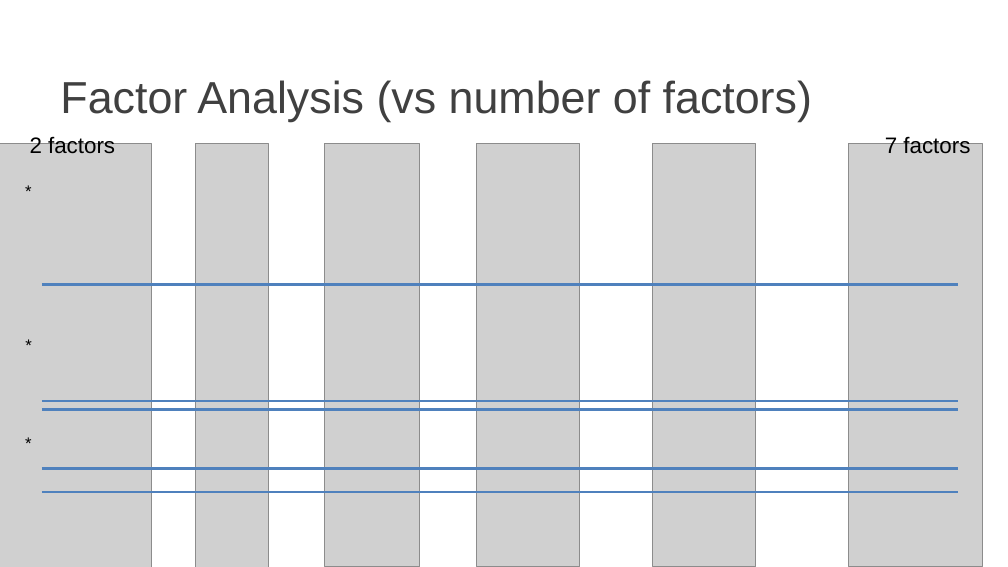
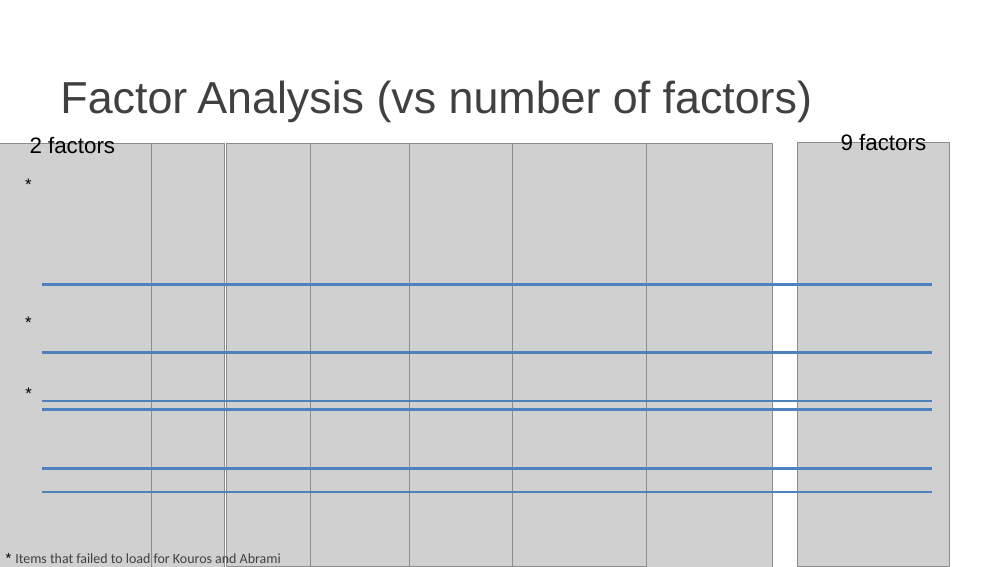
Before and after one commit to Pontigre/PER_analysis, a slide deck: slide 11 of Analysis_explanation.pptx (slide 12 before the commit). Drawn at 1008x567 pixels with LibreOffice and Linux fonts; fonts in the diff are those of the drawing; grey boxes stand for pictures; background and template pictures are left out. Boxes give left, top, right and bottom in pixels: in the first picture for what was removed or moved away, otherwise in the second. Text is boxed around its words. In the diff, an @@ line names an element or a change of style, - is before the commit and + after.

Commit message:
Correctly outputs loadings of all items for easier comparison
The Confirmatory Factor Analysis method does not work correctly since CFA does not converge. This means we don't have a metric to compare across the different number of factors and need to do it by hand. This fixes the EFA loadings so that we can compare all n.

```diff
--- a/Analysis_explanation.pptx
+++ b/Analysis_explanation.pptx
@@ picture: place and size @@
-picture at (196,144,268,567)
+picture at (151,144,224,567)
@@ picture added at (227,144,322,567) @@
@@ picture: place and size @@
-picture at (325,144,419,567)
+picture at (310,144,413,567)
@@ picture added at (409,144,512,567) @@
@@ picture removed at (477,144,580,567) @@
@@ picture added at (512,144,646,567) @@
@@ picture: place and size @@
-picture at (653,144,756,567)
+picture at (638,144,772,567)
@@ picture: place and size @@
-picture at (849,144,983,567)
+picture at (797,143,949,566)
@@ text at (841,132,926,151): text changed @@
-7 factors
+9 factors
@@ text "*": place and size @@
-text "*" at (15,175,42,206)
+text "*" at (15,169,42,200)
@@ line moved from (42, 284) - (958, 284) to (42, 284) - (932, 284) @@
@@ text "*": place and size @@
-text "*" at (15,427,42,458)
+text "*" at (15,307,42,338)
@@ line added from (42, 352) to (932, 352), #4F81BD 2 pt @@
@@ text "*": place and size @@
-text "*" at (15,330,42,360)
+text "*" at (15,377,42,407)
@@ line moved from (42, 401) - (958, 401) to (42, 401) - (932, 401) @@
@@ line moved from (42, 409) - (958, 409) to (42, 409) - (932, 409) @@
@@ line moved from (42, 469) - (958, 469) to (42, 469) - (932, 469) @@
@@ line moved from (42, 492) - (958, 492) to (42, 492) - (932, 492) @@
@@ text added at (15,551,281,567), 10 pt, text #404040 @@
+* Items that failed to load for Kouros and Abrami
```
Also in this commit, not shown: 5 other slides changed, 1 slide added, 1 slide removed, 35 other files.
